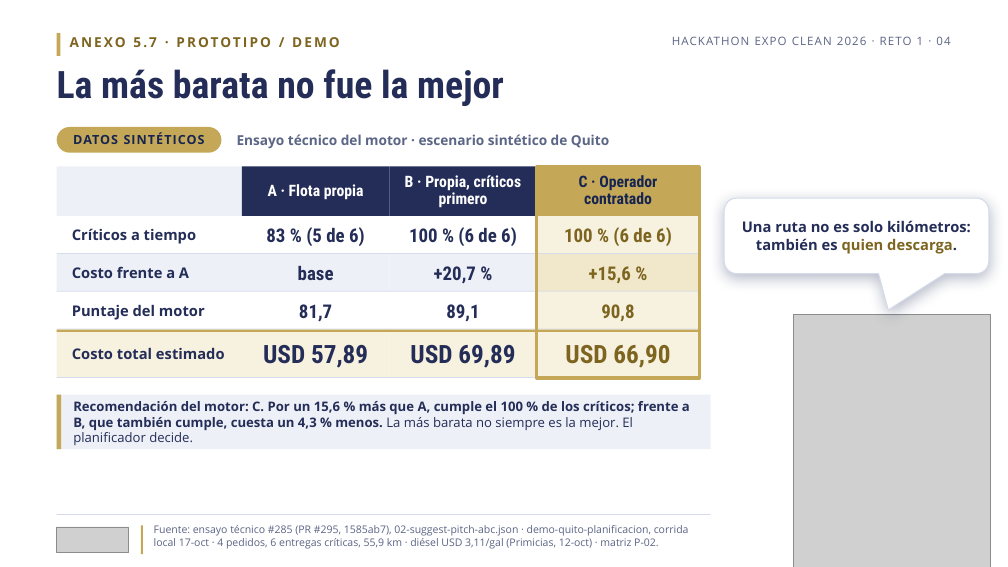
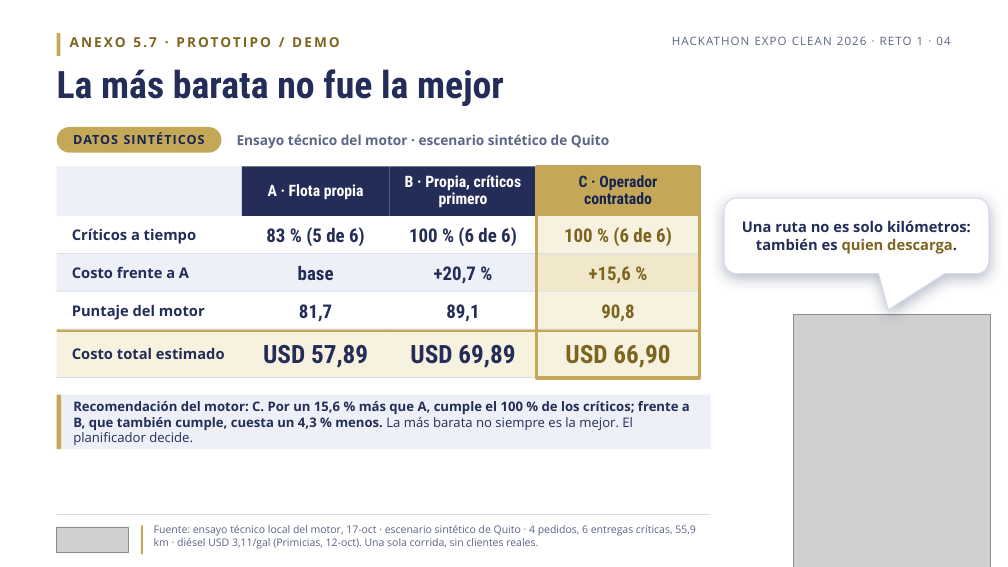
Before and after one commit to bryancito1090/istpetdev-platform, a slide deck: slide 4 of docs/boveda/Entregable/7-Pitch.pptx. Drawn at 1008x567 pixels with LibreOffice and Linux fonts; fonts in the diff are those of the drawing; grey boxes stand for pictures. Boxes give left, top, right and bottom in pixels: in the first picture for what was removed or moved away, otherwise in the second. Text is boxed around its words. In the diff, an @@ line names an element or a change of style, - is before the commit and + after.

```diff
--- a/docs/boveda/Entregable/7-Pitch.pptx
+++ b/docs/boveda/Entregable/7-Pitch.pptx
@@ text at [154, 525, 696, 549]: text changed @@
-Fuente: ensayo técnico #285 (PR #295, 1585ab7), 02-suggest-pitch-abc.json · demo-quito-planificacion, corrida local 17-oct · 4 pedidos, 6 entregas críticas, 55,9 km · diésel USD 3,11/gal (Primicias, 12-oct) · matriz P-02.
+Fuente: ensayo técnico local del motor, 17-oct · escenario sintético de Quito · 4 pedidos, 6 entregas críticas, 55,9 km · diésel USD 3,11/gal (Primicias, 12-oct). Una sola corrida, sin clientes reales.
```
Also in this commit, not shown: 6 other slides changed, 37 other files.
